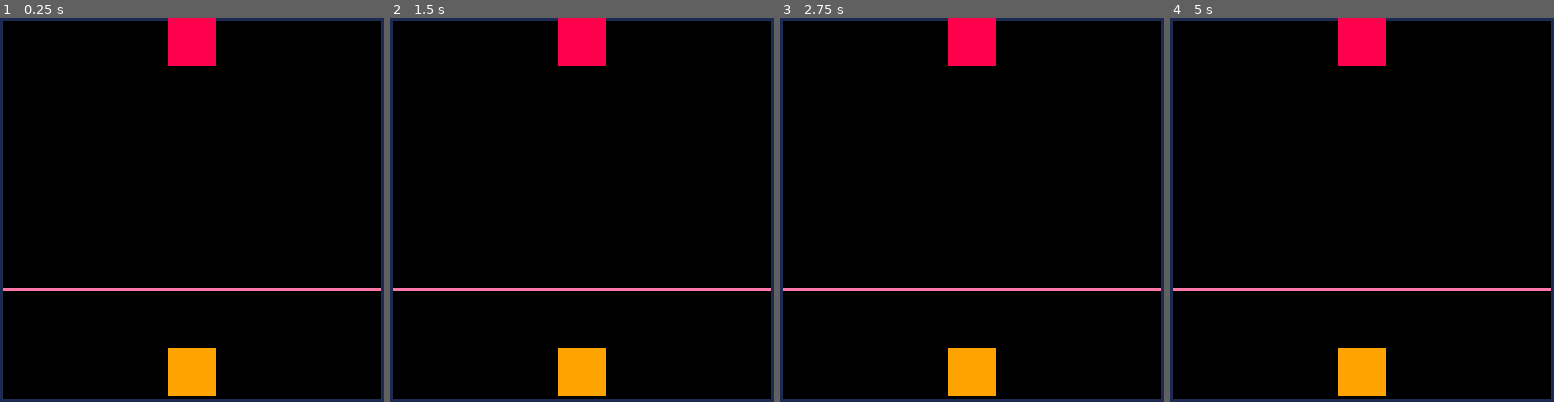
Above: before the commit, frames 1-4 (left to right).
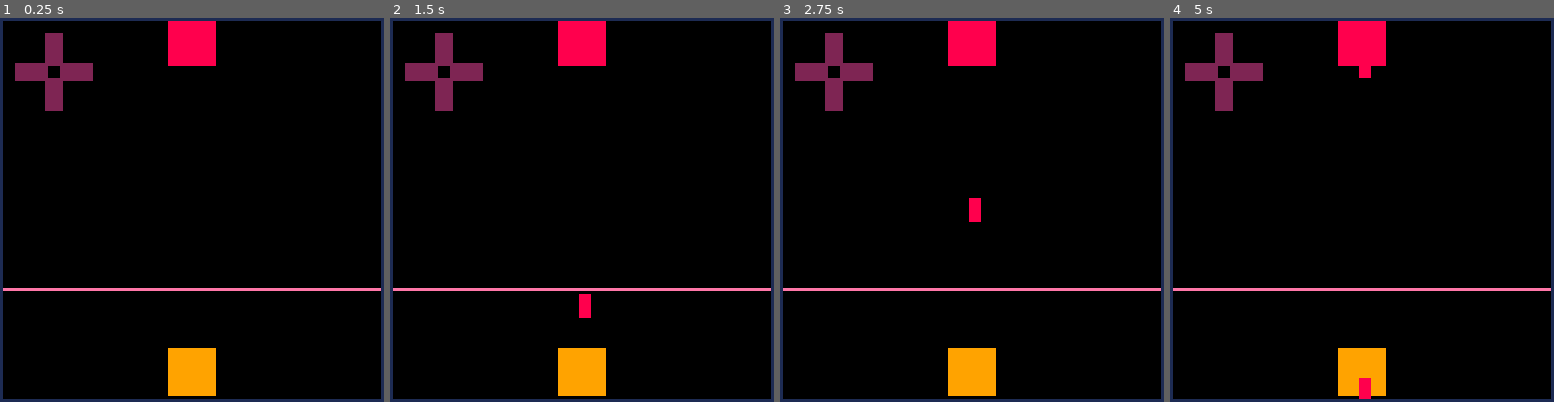
Above: after the commit, the same moments.

Repository: egitelma/pico_radio
Game: PICO-8 cartridge radio.p8
Same seed, same stepped clock (60 frames per second), same inputs: the game is played once before the commit and once after it.
Inputs:
- Up to frame 1 (0.25 s): no input
- Up to frame 2 (1.5 s): tap O (Z key) at 0.33, 0.7, 1.43 s
- Up to frame 3 (2.75 s): hold Left 1.97-2.37 s; tap O (Z key) at 2.22 s; hold Down from 2.42 s (still down)
- Up to frame 4 (5 s): release Down at 2.82 s; hold Right 2.87-3.53 s; tap O (Z key) at 3.1, 3.98, 4.87 s; hold Up 3.58-4.08 s; hold Right 4.13-4.53 s; hold Down from 4.58 s (still down)

The runs differ from the first frame. In frame 1, 1.7% of the frame differs, in the area x 3-57%, y 0-25%; in frame 2, 1.9%; in frame 3, 1.9%; in frame 4, 2.0%, in the area x 3-57%, y 0-100%.

Commit message:
added p1 controls

Diff:
--- a/radio.p8
+++ b/radio.p8
@@ -3,6 +3,8 @@
 __lua__
 
 -- wave class
+-- type: sawtooth, sine, square, triangle
+-- size:
 Wave = {
     type = "",
     size = 0,
@@ -136,6 +138,18 @@
     end
 end
 
+function drawControls()
+    -- key width: 5, height: 10
+    -- draw up key in maroon
+    rectfill(15, 5, 20, 15, 2)
+    -- down key
+    rectfill(15, 20, 20, 30, 2)
+    -- left key
+    rectfill(5, 15, 15, 20, 2)
+    -- right key
+    rectfill(20, 15, 30, 20, 2)
+end
+
 
 function _update()
     updatePlayerPos()
@@ -145,12 +159,10 @@
 
 function _draw()
     cls()
+    drawControls();
+    drawPlayer()
+    drawLines()
     drawBorders()
-    drawPlayer()
-    --test: print waves
-    -- for i=1, count(waveArray), 1 do
-    --     print(waveArray[i].type, 10, i*10)
-    -- end
 end
 
 __gfx__
